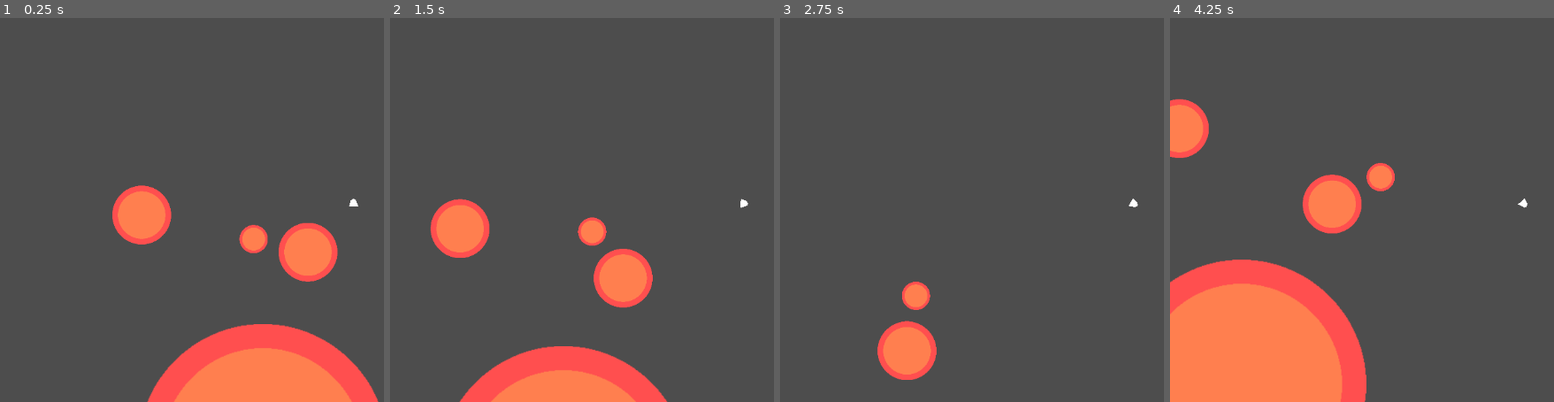
Above: before the commit, frames 1-4 (left to right).
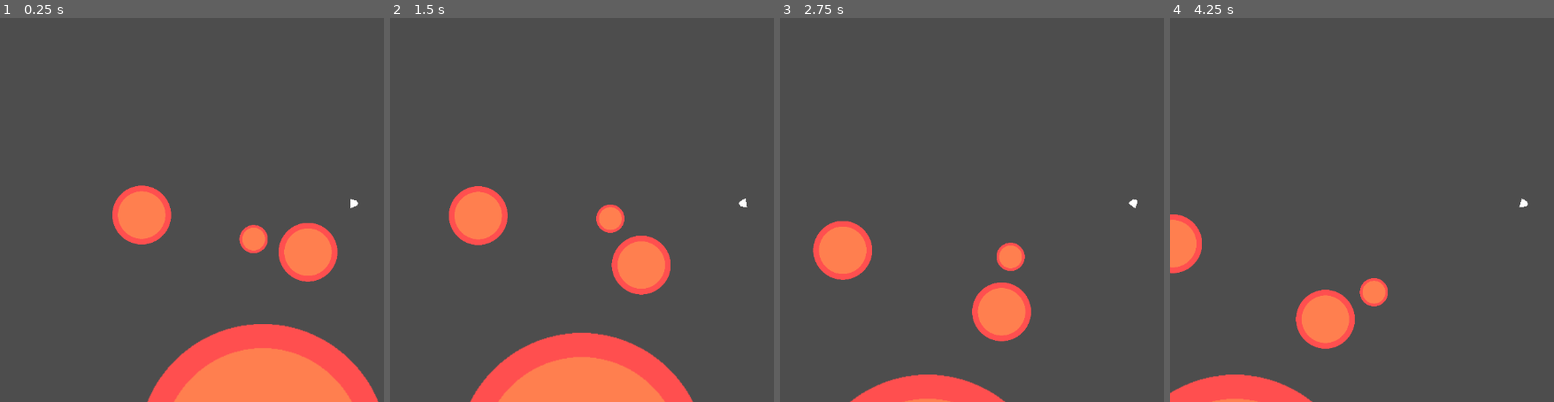
Above: after the commit, the same moments.

Repository: game-jam-team-1/gmtk-jam
Game: Godot game, scene res://world.tscn
The game is run twice, just before and just after one commit, with the same random seed, the same clock (stepped at 60 frames per second) and the same inputs.
Inputs (mouse positions are in pixels of both pictures, inside the frame that each line leads up to):
- Up to frame 1 (0.25 s): no input
- Up to frame 2 (1.5 s): move the mouse to (outside the picture) at 0.52 s; hold D (right) 0.53-1.28 s; hold W (jump) 0.53-1.28 s; move the mouse to (601, 221) at 1.27 s; hold A (left) from 1.28 s (still down); tap W (jump) at 1.35 s
- Up to frame 3 (2.75 s): tap W (jump) at 1.52, 1.82 s; move the mouse to (outside the picture) at 2.02 s; release A (left) at 2.03 s; hold D (right) from 2.03 s (still down); hold W (jump) from 2.03 s (still down)
- Up to frame 4 (4.25 s): move the mouse to (1488, 282) at 2.77 s; release W (jump) at 2.78 s; tap W (jump) at 2.85, 3.02, 3.32 s; move the mouse to (outside the picture) at 3.52 s; release D (right) at 3.53 s; hold A (left) from 3.53 s (still down); hold W (jump) from 3.53 s (still down)

The runs differ from the first frame. In frame 1, less than 0.1% of the frame differs, in the area x 90-94%, y 47-50%; in frame 2, 9.1%; in frame 3, 8.4%; in frame 4, 21%, in the area x 0-94%, y 20-100%.

Commit message:
Rizz player movement

Diff:
--- a/planet.gd
+++ b/planet.gd
@@ -4,6 +4,12 @@
 @export var orbit_enabled: bool = false
 @export var orbit_planet: Planet
 @export var orbit_speed: float = 0.01
+
+
+var previous_position: Vector2
+
+# This is for player / objects on top of planet to inherit
+var velocity: Vector2 = Vector2.ZERO
 
 var distance: float = 0.0
 var current_angle: float = 0.0
@@ -14,6 +20,7 @@
 
 	distance = global_position.distance_to(orbit_planet.global_position)
 	current_angle = orbit_planet.global_position.angle_to_point(global_position)
+	previous_position = global_position
 
 func _physics_process(delta: float) -> void:
 	if !orbit_enabled:
@@ -21,5 +28,7 @@
 
 	current_angle += orbit_speed * delta * 60
 
-	constant_linear_velocity = (orbit_planet.global_position + Vector2.from_angle(current_angle) * distance) - global_position
 	global_position = orbit_planet.global_position + Vector2.from_angle(current_angle) * distance
+	velocity = (global_position - previous_position) / delta
+
+	previous_position = global_position
--- a/player.gd
+++ b/player.gd
@@ -1,70 +1,130 @@
 class_name Player
 extends RigidBody2D
 
-const JUMP_VEL: float = 600
-const LONG_JUMP_VEL: float = 1000
-const BOOSTER_VEL: float = 700
-const ACCEL: float = 300
+const JUMP_FORCE: float = 1000
+const HIGH_JUMP_FORCE: float = 2000
+const JUST_JUMP_GRACE_PERIOD = 0.15
 
-@onready var just_jumped_timer: SceneTreeTimer = get_tree().create_timer(0)
+const WALK_SPEED: float = 300
+
+const THRUSTER_FORCE: float = 40
+const THRUSTER_MAX_VELOCITY: float = 500
+
+var target_gravity_velocity: Vector2 = Vector2.ZERO
+var gravity_velocity: Vector2 = Vector2.ZERO
+
+var strafe_velocity: Vector2 = Vector2.ZERO
+var jump_velocity: Vector2 = Vector2.ZERO
+var thruster_velocity: Vector2 = Vector2.ZERO
+
+var closest_gravity_area: GravityArea
+
+var just_jumped: bool = false
+var just_jumped_time: float = 0.0
+
 
 @onready var gravity_detection_area: Area2D = $"Area2D"
 @onready var ground_raycast: RayCast2D = $"RayCast2D"
 
-var jump_velocity: Vector2
-var strafe_velocity: Vector2
-var closest_area: GravityArea
 
 func _physics_process(delta: float) -> void:
-	var areas = gravity_detection_area.get_overlapping_areas()
-	var up_direction: Vector2
+	_process_gravity_area()
 
-	var closest_distance: float = INF
+	# Count down the jump buffer
+	if just_jumped_time > 0:
+		just_jumped_time -= delta
+	else:
+		just_jumped = false
 
-	var has_gravity_area = false
-	for area in areas:
-		if area is GravityArea:
-			has_gravity_area = true
-			area = area as GravityArea
-			rotation = (global_position - area.global_position).angle() + PI / 2.0
-			jump_velocity += (area.global_position - global_position).normalized() * area.accel
-			up_direction = (global_position - area.global_position).normalized()
+	if closest_gravity_area:
+		_process_grounded_movement()
+		thruster_velocity = Vector2.ZERO
+	else:
+		_process_thruster_movement()
+		strafe_velocity = Vector2.ZERO
+		jump_velocity = Vector2.ZERO
+		target_gravity_velocity = Vector2.ZERO
+		gravity_velocity = Vector2.ZERO
 
-			if area.position.distance_to(position) < closest_distance:
-				closest_area = area
 
-	if _is_on_ground() && just_jumped_timer.time_left == 0:
+func _process_grounded_movement() -> void:
+	var planet_center: Vector2 = closest_gravity_area.global_position
+
+	var upwards_angle: float = planet_center.angle_to_point(global_position)
+
+	rotation = upwards_angle + PI/2
+
+	if is_on_ground():
+		target_gravity_velocity = Vector2.ZERO
+		gravity_velocity = target_gravity_velocity
+
 		jump_velocity = Vector2.ZERO
 
-	if Input.is_action_just_pressed("long_jump") && _is_on_ground():
-		just_jumped_timer = get_tree().create_timer(0.1)
-		jump_velocity = up_direction * LONG_JUMP_VEL
-	elif Input.is_action_just_pressed("jump") && _is_on_ground():
-		just_jumped_timer = get_tree().create_timer(0.1)
-		jump_velocity = up_direction * JUMP_VEL
+		if Input.is_action_just_pressed("high_jump"):
+			just_jumped = true
+			just_jumped_time = JUST_JUMP_GRACE_PERIOD
 
-	var direction: float = 0.0
+			jump_velocity = Vector2.from_angle(upwards_angle) * HIGH_JUMP_FORCE
+
+		elif Input.is_action_just_pressed("jump"):
+			just_jumped = true
+			just_jumped_time = JUST_JUMP_GRACE_PERIOD
+
+			jump_velocity = Vector2.from_angle(upwards_angle) * JUMP_FORCE
+	else:
+		target_gravity_velocity += Vector2.from_angle(upwards_angle + PI) * closest_gravity_area.accel
+		gravity_velocity = target_gravity_velocity
+
+	strafe_velocity = Vector2.ZERO
 
 	if Input.is_action_pressed("left"):
-		direction += 1
+		strafe_velocity -= Vector2.from_angle(upwards_angle + PI/2) * WALK_SPEED
 	if Input.is_action_pressed("right"):
-		direction -= 1
+		strafe_velocity += Vector2.from_angle(upwards_angle + PI/2) * WALK_SPEED
 
-	if direction != 0:
-		strafe_velocity = up_direction.rotated(-90 * direction) * ACCEL
-	else:
-		strafe_velocity = Vector2(0,0)
 
-	if !has_gravity_area:
-		rotation -= 3 * direction * delta
-		if Input.is_action_pressed("jump"):
-			jump_velocity = Vector2.from_angle(rotation-PI/2) * BOOSTER_VEL
+func _process_thruster_movement() -> void:
+	var angle_to_mouse: float = global_position.angle_to_point(get_global_mouse_position())
+	rotation = angle_to_mouse + PI/2
+
+	if Input.is_action_pressed("jump"):
+		thruster_velocity += Vector2.from_angle(angle_to_mouse) * THRUSTER_FORCE
+
+	if thruster_velocity.length() > THRUSTER_MAX_VELOCITY:
+		thruster_velocity = thruster_velocity.normalized() * THRUSTER_MAX_VELOCITY
+
+
+func _process_gravity_area() -> void:
+	var areas = gravity_detection_area.get_overlapping_areas()
+
+	if areas.size() == 0:
+		closest_gravity_area = null
+
+	var current_gravity_dist: float = 9999999
+	if closest_gravity_area != null:
+		current_gravity_dist = global_position.distance_to(closest_gravity_area.global_position)
+
+	for area in areas:
+		if area is not GravityArea:
+			return
+
+		area = area as GravityArea
+
+		if area.global_position.distance_to(global_position) < current_gravity_dist:
+			closest_gravity_area = area
+
 
 func _integrate_forces(state: PhysicsDirectBodyState2D) -> void:
 	var planet_velocity: Vector2 = Vector2.ZERO
-	if closest_area:
-		planet_velocity = (closest_area.get_parent() as Planet).constant_linear_velocity * 60
-	linear_velocity = jump_velocity + strafe_velocity + planet_velocity
 
-func _is_on_ground() -> bool:
+	if closest_gravity_area:
+		planet_velocity = (closest_gravity_area.get_parent() as Planet).velocity
+
+	linear_velocity = gravity_velocity + strafe_velocity + jump_velocity + thruster_velocity + planet_velocity
+
+
+func is_on_ground() -> bool:
+	if just_jumped:
+		return false
+
 	return ground_raycast.is_colliding()
--- a/project.godot
+++ b/project.godot
@@ -12,7 +12,7 @@
 
 config/name="jam"
 run/main_scene="uid://debprahfmmn1a"
-config/features=PackedStringArray("4.4", "Forward Plus")
+config/features=PackedStringArray("4.5", "Forward Plus")
 
 [input]
 
@@ -31,7 +31,7 @@
 "events": [Object(InputEventKey,"resource_local_to_scene":false,"resource_name":"","device":-1,"window_id":0,"alt_press …(192 unchanged characters)…
 ]
 }
-long_jump={
+high_jump={
 "deadzone": 0.2,
 "events": [Object(InputEventKey,"resource_local_to_scene":false,"resource_name":"","device":-1,"window_id":0,"alt_press …(191 unchanged characters)…
 ]
Not shown, changed: ball.png.import
